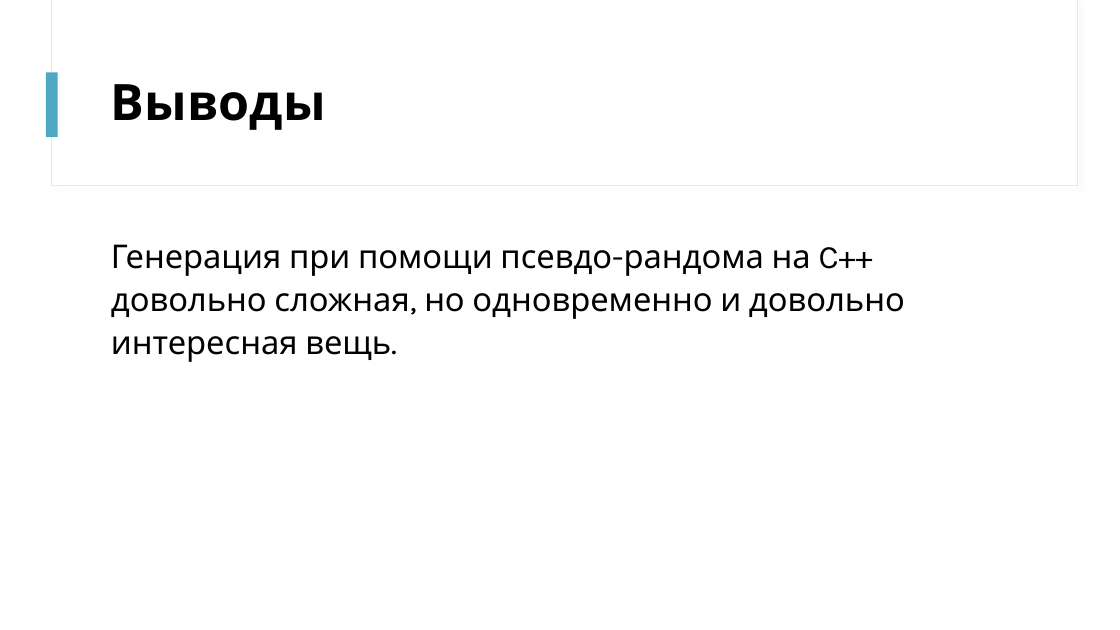
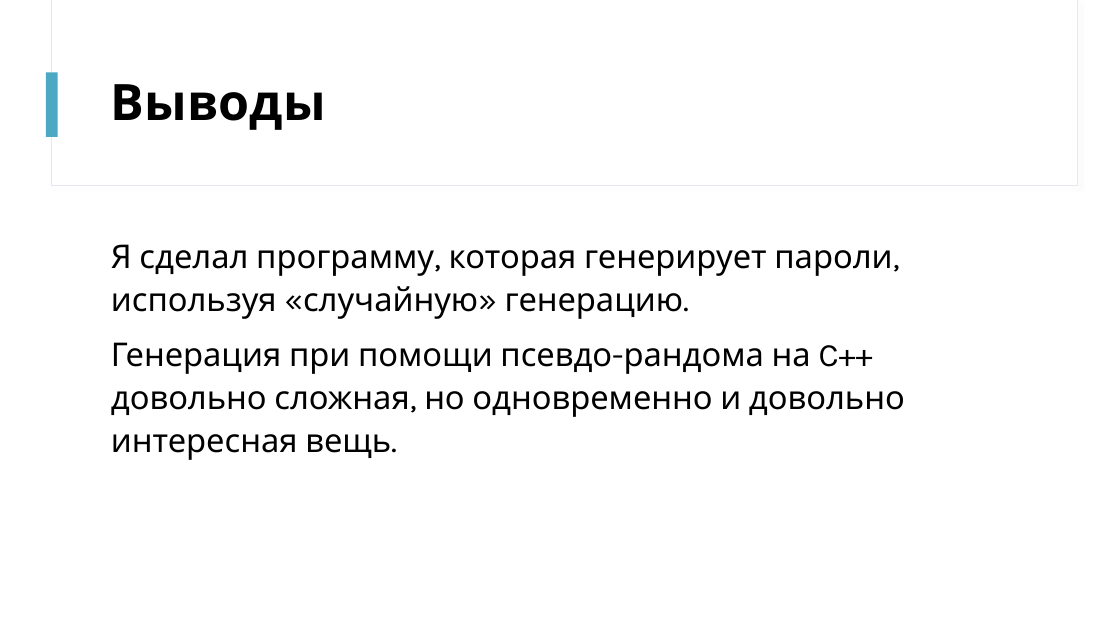
Before and after one commit to dimont212/Cpp-PasswordGenerator, a slide deck: slide 8 of Presentation.pptx (slide 7 before the commit). Drawn at 1120x630 pixels with LibreOffice and Linux fonts; fonts in the diff are those of the drawing. Boxes give left, top, right and bottom in pixels: in the first picture for what was removed or moved away, otherwise in the second. Text is boxed around its words. In the diff, an @@ line names an element or a change of style, - is before the commit and + after.

Commit message:
Updated presentation

```diff
--- a/Presentation.pptx
+++ b/Presentation.pptx
@@ text at [111,244,892,319]: paragraph added @@
+Я сделал программу, которая генерирует пароли, используя «случайную» генерацию.
```
Also in this commit, not shown: 1 slide added, 1 other file.
